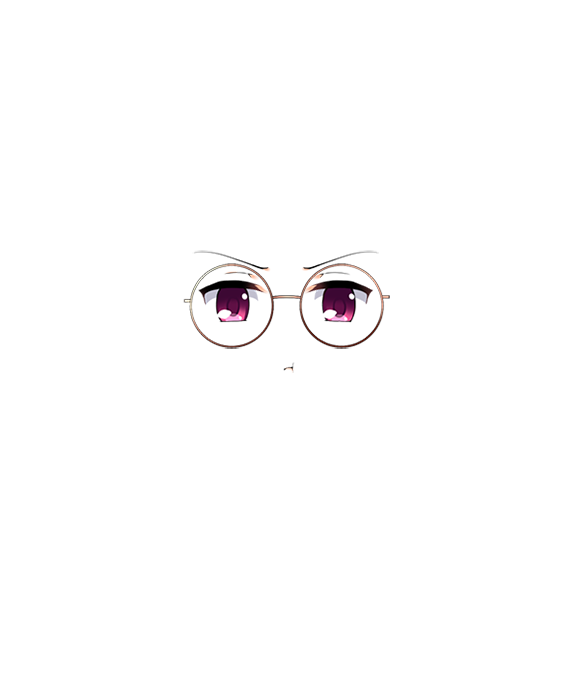
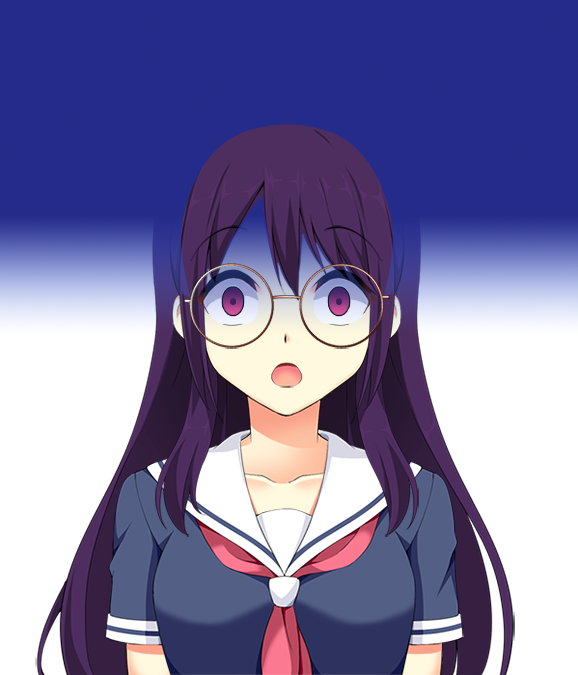
Layers edited between the first and the second 578px x 675px image:
hid "Annoyed" over [192, 250, 379, 373]
added layer "Layer 1" in group "Expression" over [0, 0, 578, 334]
added layer "Group 1 copy" in group "Expression" over [207, 278, 366, 325]
added layer "Scared" in group "Expression" over [190, 225, 383, 388]
showed group "Hair front" (2 layers) over [155, 115, 419, 537]
showed group "Costume" (9 layers) over [104, 400, 464, 675]
showed "Base Body" over [114, 124, 454, 675]
showed group "Hair behind" (2 layers) over [35, 93, 515, 675]
